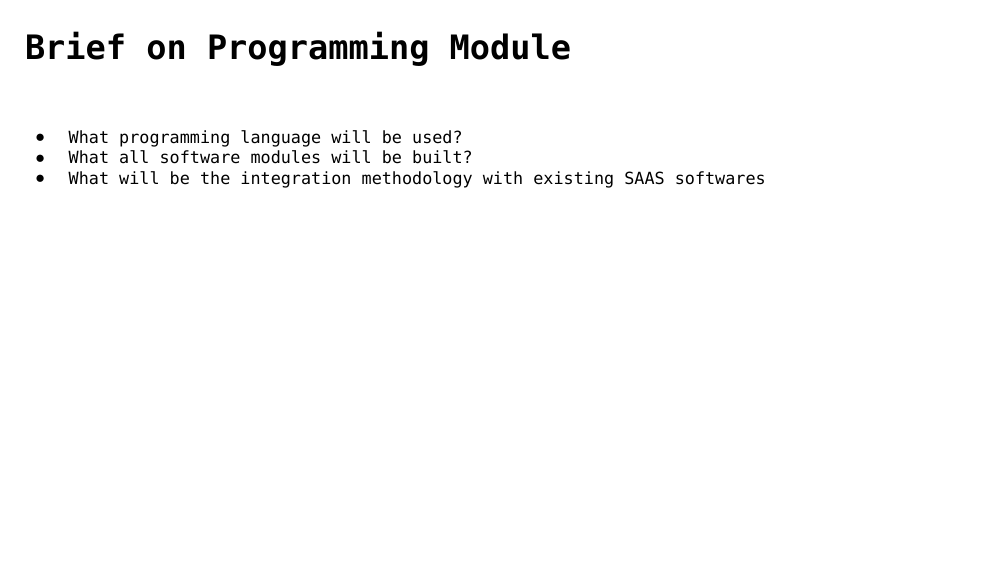
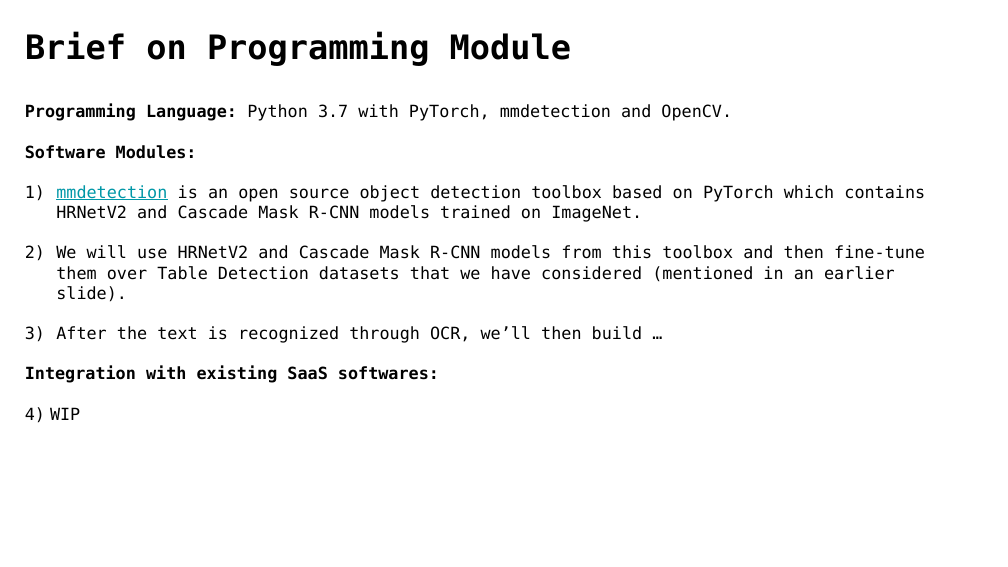
Before and after one commit to deepeshhada/flipkart-grid-table-extraction, a slide deck: slide 9 of Level 2/GRiD_ Electronic Invoicing using Image Processing_TwoAndAHalfMen_IISc.pptx (slide 7 before the commit). Drawn at 1008x567 pixels with LibreOffice and Linux fonts; fonts in the diff are those of the drawing; background and template pictures are left out. Boxes give left, top, right and bottom in pixels: in the first picture for what was removed or moved away, otherwise in the second. Text is boxed around its words. In the diff, an @@ line names an element or a change of style, - is before the commit and + after.

```diff
--- a/Level 2/GRiD_ Electronic Invoicing using Image Processing_TwoAndAHalfMen_IISc.pptx
+++ b/Level 2/GRiD_ Electronic Invoicing using Image Processing_TwoAndAHalfMen_IISc.pptx
@@ text added at (25, 104, 925, 420), 12 pt, text #000000 @@
+Programming Language: Python 3.7 with PyTorch, mmdetection and OpenCV.
+Software Modules:
+1) mmdetection is an open source object detection toolbox based on PyTorch which contains HRNetV2 and Cascade Mask R-CNN models trained on ImageNet.
+2) We will use HRNetV2 and Cascade Mask R-CNN models from this toolbox and then fine-tune them over Table Detection datasets that we have considered (mentioned in an earlier slide).
+3) After the text is recognized through OCR, we’ll then build …
+Integration with existing SaaS softwares:
+1) WIP
@@ text removed at (69, 130, 766, 188) @@
-● What programming language will be used?
-● What all software modules will be built?
-● What will be the integration methodology with existing SAAS softwares
```
Also in this commit, not shown: 4 other slides changed, 5 slides added, 5 slides removed, 3 other files.
